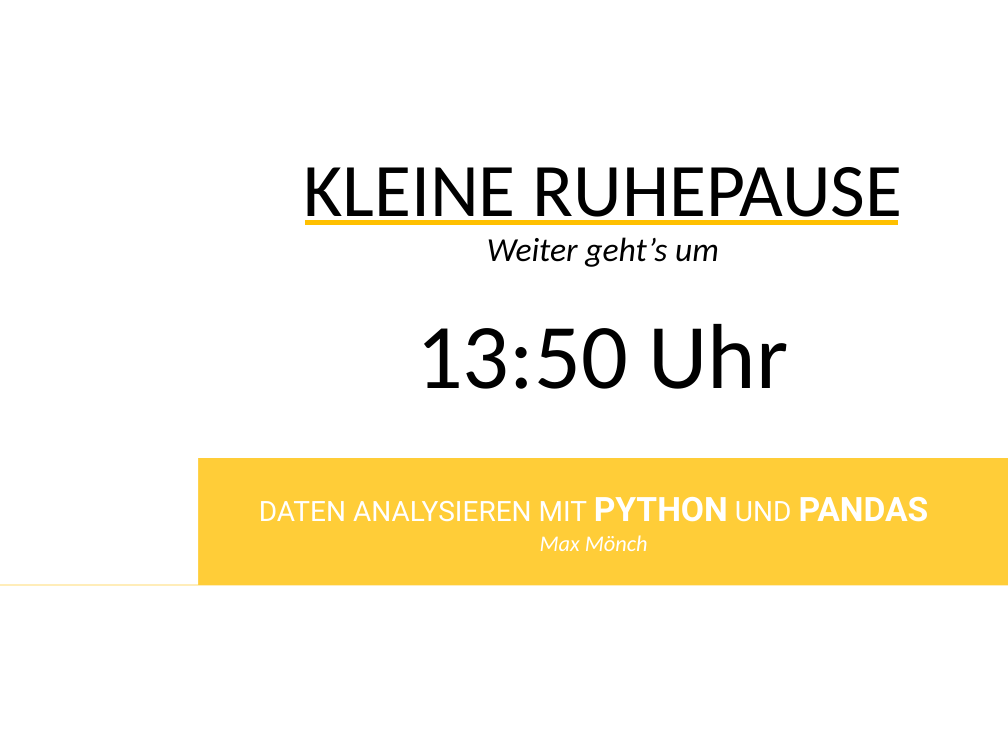
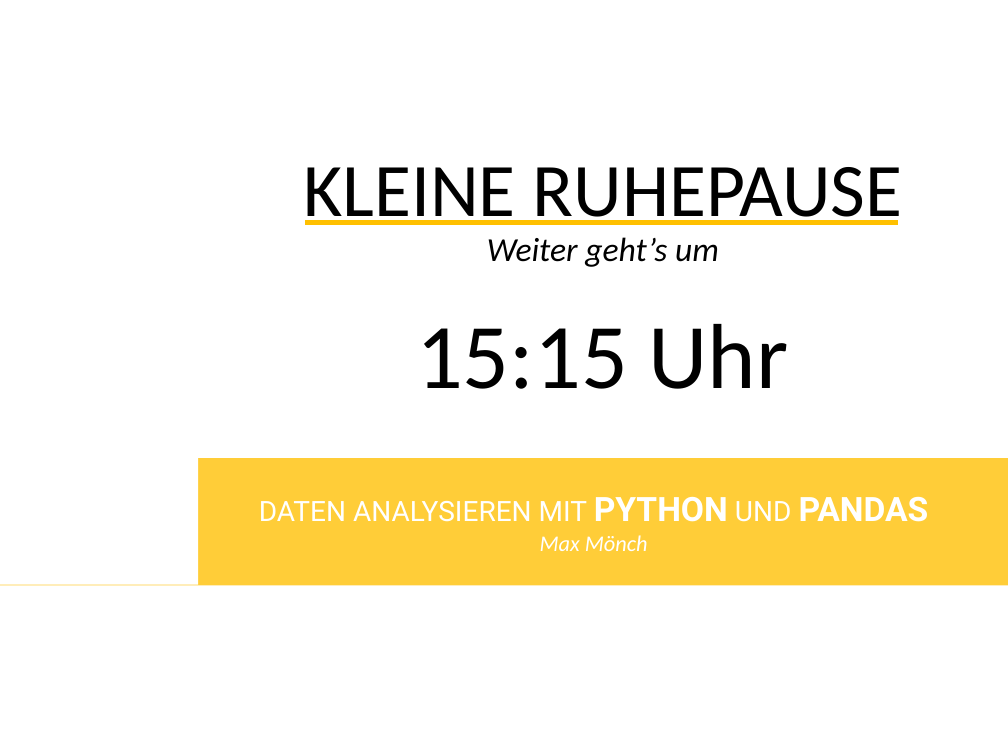
Before and after one commit to MonksterFX/pandas-basic, a slide deck: slide 1 of praesentation/pandas-basic.pptx. Drawn at 1008x756 pixels with LibreOffice and Linux fonts; fonts in the diff are those of the drawing; background and template pictures are left out. Boxes give left, top, right and bottom in pixels: in the first picture for what was removed or moved away, otherwise in the second. Text is boxed around its words. In the diff, an @@ line names an element or a change of style, - is before the commit and + after.

```diff
--- a/praesentation/pandas-basic.pptx
+++ b/praesentation/pandas-basic.pptx
@@ text at bbox=[416, 324, 789, 389]: text changed @@
-13:50 Uhr
+15:15 Uhr
```
Also in this commit, not shown: 1 other slide changed, 3 slides added, 2 other files.
